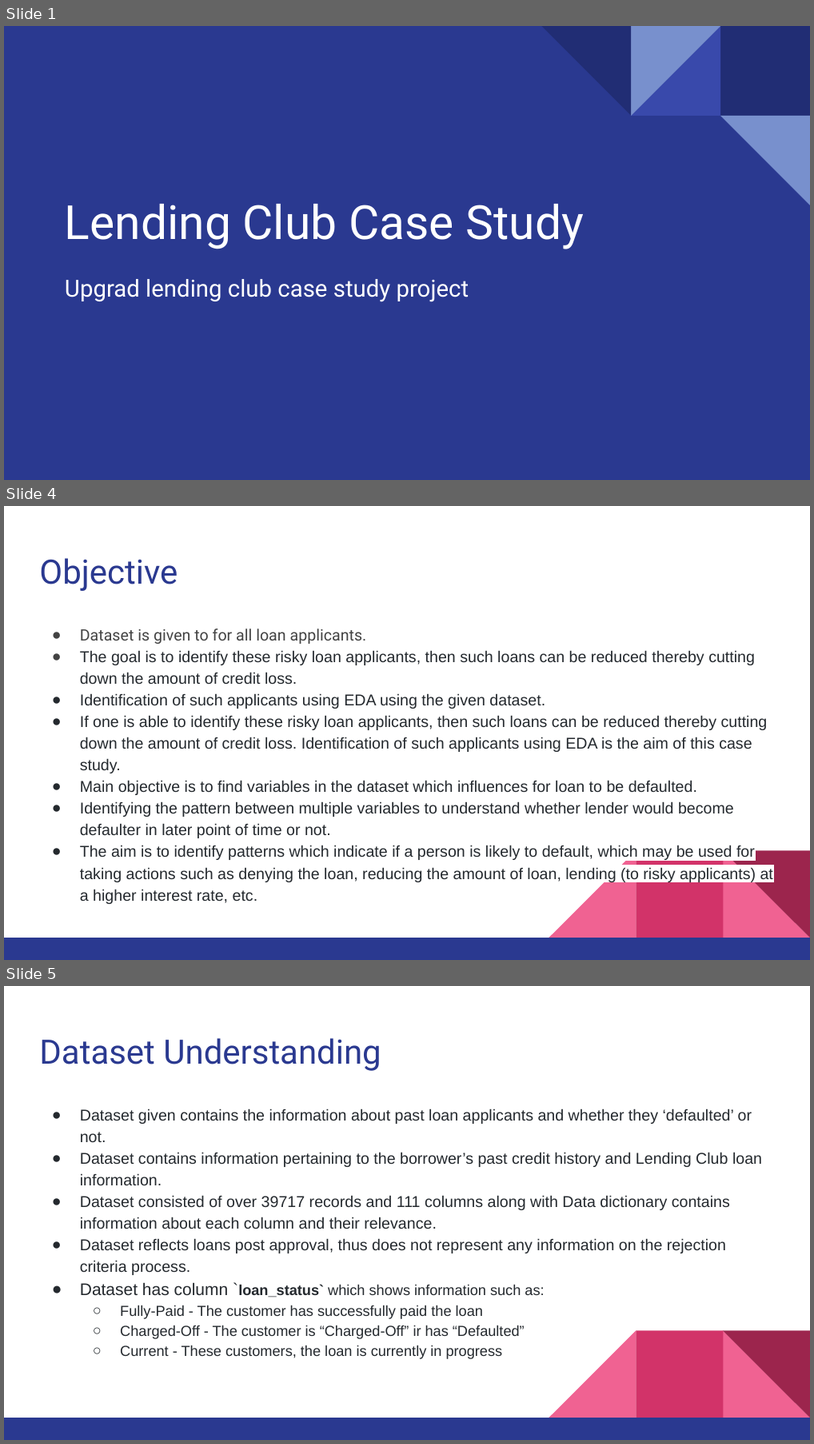
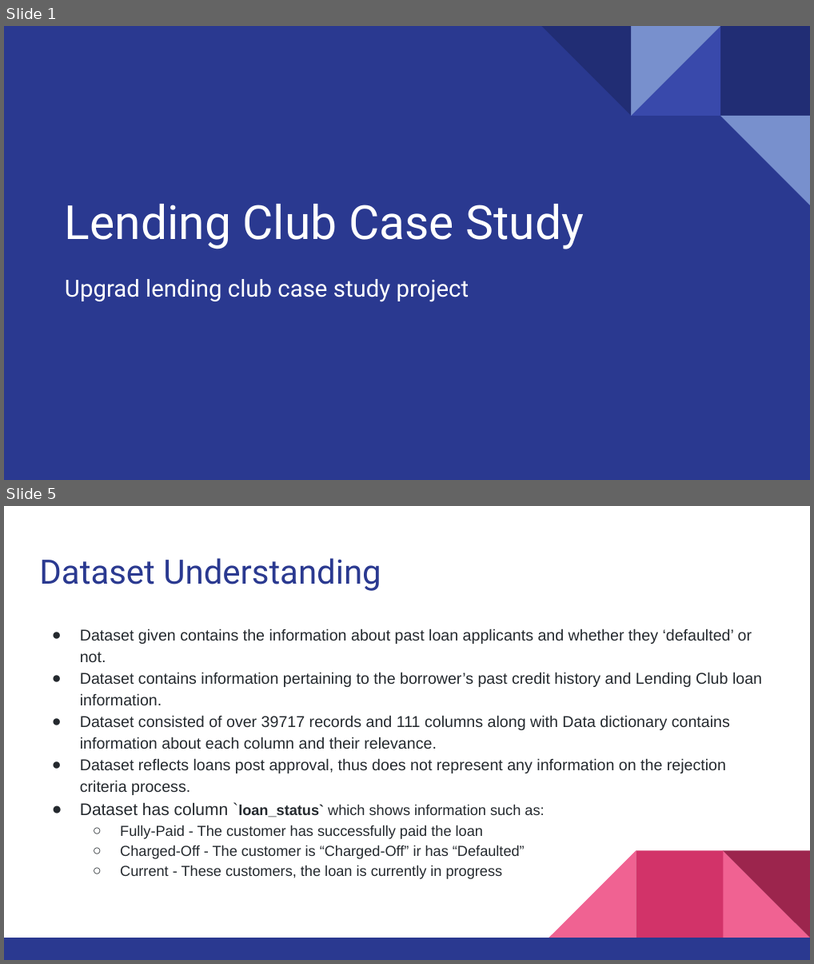
Before and after one commit to rajeevin/LendingClubCaseStudy, a slide deck: Lending Club Case study.pptx. Shown one above the other, each under a label of ours: slides 1, 4 and 5 before the commit, slides 1 and 5 after it; the slides between them are not shown. The pictures are 814x1444 and 814x964 pixels, drawn with LibreOffice and Linux fonts; fonts in the diff are those of the drawing. Boxes give left, top, right and bottom in pixels: in the first picture for what was removed or moved away, otherwise in the second. Text is boxed around its words. In the diff, an @@ line names an element or a change of style, - is before the commit and + after.

```diff
--- a/Lending Club Case study.pptx
+++ b/Lending Club Case study.pptx
@@ slide 4 removed at (4, 506, 810, 960), background #FFFFFF; not listed: 5 template elements that a slide beside it also shows @@
@@ title removed at (39, 558, 178, 591) @@
-Objective
@@ text removed at (80, 628, 774, 904) @@
-● Dataset is given to for all loan applicants.
-● The goal is to identify these risky loan applicants, then such loans can be reduced thereby cutting down the amount of credit loss.
-● Identification of such applicants using EDA using the given dataset.
-● If one is able to identify these risky loan applicants, then such loans can be reduced thereby cutting down the amount of credit loss. Identification of such applicants using EDA is the aim of this case study.
-● Main objective is to find variables in the dataset which influences for loan to be defaulted.
-● Identifying the pattern between multiple variables to understand whether lender would become defaulter in later point of time or not.
-● The aim is to identify patterns which indicate if a person is likely to default, which may be used for taking actions such as denying the loan, reducing the amount of loan, lending (to risky applicants) at a higher interest rate, etc.
```
Also in this commit, not shown: 8 slides changed, 2 slides added, 1 other file.
